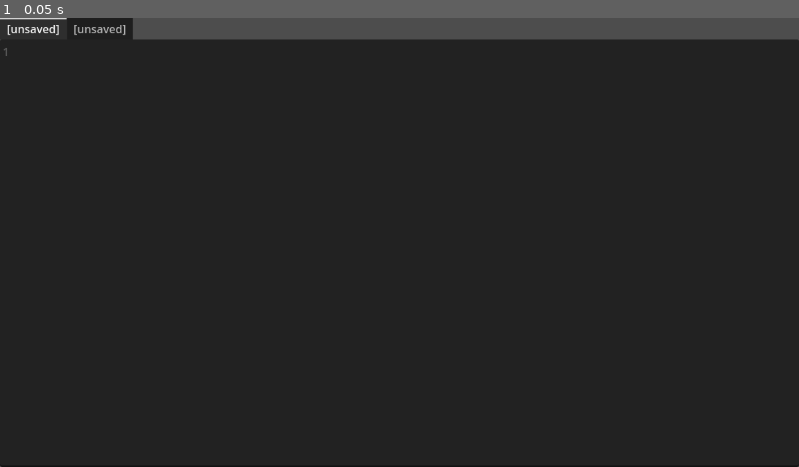
Above: before the commit, frame 1.
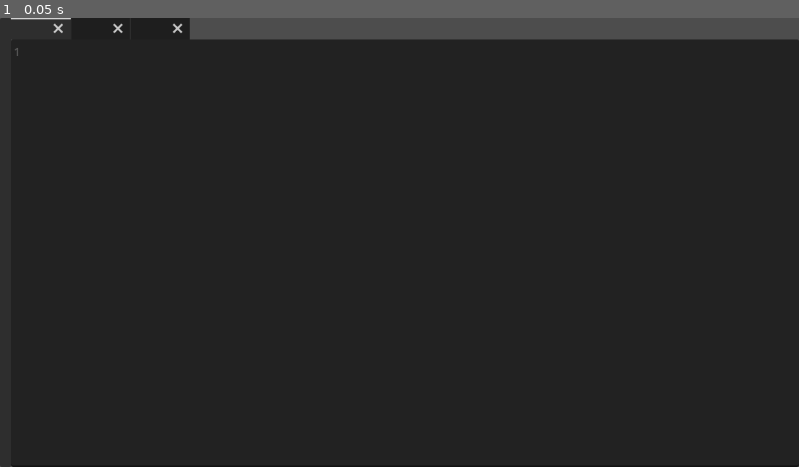
Above: after the commit, the same moment.

Repository: thiagola92/la-text-editor
Game: Godot game, scene res://src/main.tscn
Same seed, same stepped clock (60 frames per second), same inputs: the game is played once before the commit and once after it.
Inputs:
- Up to frame 1 (0.05 s): no input

The runs differ from the first frame. In frame 1, 0.5% of the frame differs, in the area x 0-24%, y 0-100%.

Commit message:
Refactor, delete ButtonShortcut to use project shortcuts

Diff:
--- a/project.godot
+++ b/project.godot
@@ -18,7 +18,7 @@
 
 [autoload]
 
-FilesProxies="*res://src/singletons/files_proxies.gd"
+FilesProxies="*res://src/singletons/files_proxies/files_proxies.gd"
 
 [display]
 
@@ -32,6 +32,134 @@
 "res://src/singletons/": "pink"
 }
 
+[input]
+
+ui_select={
+"deadzone": 0.5,
+"events": [Object(InputEventKey,"resource_local_to_scene":false,"resource_name":"","device":0,"window_id":0,"alt_pressed":false,"shift_pressed":false,"ctrl_pressed":false,"meta_pressed":false,"pressed":false,"keycode":32,"physical_keycode":0,"key_label":0,"unicode":32,"echo":false,"script":null)
+]
+}
+ui_left={
+"deadzone": 0.5,
+"events": [Object(InputEventKey,"resource_local_to_scene":false,"resource_name":"","device":0,"window_id":0,"alt_pressed":false,"shift_pressed":false,"ctrl_pressed":false,"meta_pressed":false,"pressed":false,"keycode":4194319,"physical_keycode":0,"key_label":0,"unicode":0,"echo":false,"script":null)
+]
+}
+ui_right={
+"deadzone": 0.5,
+"events": [Object(InputEventKey,"resource_local_to_scene":false,"resource_name":"","device":0,"window_id":0,"alt_pressed":false,"shift_pressed":false,"ctrl_pressed":false,"meta_pressed":false,"pressed":false,"keycode":4194321,"physical_keycode":0,"key_label":0,"unicode":0,"echo":false,"script":null)
+]
+}
+ui_up={
+"deadzone": 0.5,
+"events": [Object(InputEventKey,"resource_local_to_scene":false,"resource_name":"","device":0,"window_id":0,"alt_pressed":false,"shift_pressed":false,"ctrl_pressed":false,"meta_pressed":false,"pressed":false,"keycode":4194320,"physical_keycode":0,"key_label":0,"unicode":0,"echo":false,"script":null)
+]
+}
+ui_down={
+"deadzone": 0.5,
+"events": [Object(InputEventKey,"resource_local_to_scene":false,"resource_name":"","device":0,"window_id":0,"alt_pressed":false,"shift_pressed":false,"ctrl_pressed":false,"meta_pressed":false,"pressed":false,"keycode":4194322,"physical_keycode":0,"key_label":0,"unicode":0,"echo":false,"script":null)
+]
+}
+ui_cut={
+"deadzone": 0.5,
+"events": [Object(InputEventKey,"resource_local_to_scene":false,"resource_name":"","device":0,"window_id":0,"command_or_control_autoremap":true,"alt_pressed":false,"shift_pressed":false,"pressed":false,"keycode":88,"physical_keycode":0,"key_label":0,"unicode":88,"echo":false,"script":null)
+]
+}
+ui_copy={
+"deadzone": 0.5,
+"events": [Object(InputEventKey,"resource_local_to_scene":false,"resource_name":"","device":0,"window_id":0,"command_or_control_autoremap":true,"alt_pressed":false,"shift_pressed":false,"pressed":false,"keycode":67,"physical_keycode":0,"key_label":0,"unicode":67,"echo":false,"script":null)
+]
+}
+ui_paste={
+"deadzone": 0.5,
+"events": [Object(InputEventKey,"resource_local_to_scene":false,"resource_name":"","device":0,"window_id":0,"command_or_control_autoremap":true,"alt_pressed":false,"shift_pressed":false,"pressed":false,"keycode":86,"physical_keycode":0,"key_label":0,"unicode":86,"echo":false,"script":null)
+]
+}
+ui_redo={
+"deadzone": 0.5,
+"events": [Object(InputEventKey,"resource_local_to_scene":false,"resource_name":"","device":0,"window_id":0,"command_or_control_autoremap":true,"alt_pressed":false,"shift_pressed":true,"pressed":false,"keycode":90,"physical_keycode":0,"key_label":0,"unicode":90,"echo":false,"script":null)
+]
+}
+ui_text_backspace_word.macos={
+"deadzone": 0.5,
+"events": []
+}
+ui_text_backspace_all_to_left.macos={
+"deadzone": 0.5,
+"events": []
+}
+ui_text_delete_word.macos={
+"deadzone": 0.5,
+"events": []
+}
+ui_text_delete_all_to_right.macos={
+"deadzone": 0.5,
+"events": []
+}
+ui_text_caret_word_left.macos={
+"deadzone": 0.5,
+"events": []
+}
+ui_text_caret_word_right.macos={
+"deadzone": 0.5,
+"events": []
+}
+ui_text_caret_line_start.macos={
+"deadzone": 0.5,
+"events": []
+}
+ui_text_caret_line_end.macos={
+"deadzone": 0.5,
+"events": []
+}
+ui_text_caret_document_start.macos={
+"deadzone": 0.5,
+"events": []
+}
+ui_text_caret_document_end.macos={
+"deadzone": 0.5,
+"events": []
+}
+ui_text_caret_add_below.macos={
+"deadzone": 0.5,
+"events": []
+}
+ui_text_caret_add_above.macos={
+"deadzone": 0.5,
+"events": []
+}
+ui_text_scroll_up.macos={
+"deadzone": 0.5,
+"events": []
+}
+ui_text_scroll_down.macos={
+"deadzone": 0.5,
+"events": []
+}
+ui_text_select_word_under_caret.macos={
+"deadzone": 0.5,
+"events": []
+}
+ui_tab_new={
+"deadzone": 0.5,
+"events": [Object(InputEventKey,"resource_local_to_scene":false,"resource_name":"","device":-1,"window_id":0,"command_or_control_autoremap":true,"alt_pressed":false,"shift_pressed":false,"pressed":false,"keycode":78,"physical_keycode":78,"key_label":78,"unicode":110,"echo":false,"script":null)
+]
+}
+ui_window_new={
+"deadzone": 0.5,
+"events": [Object(InputEventKey,"resource_local_to_scene":false,"resource_name":"","device":-1,"window_id":0,"command_or_control_autoremap":true,"alt_pressed":false,"shift_pressed":true,"pressed":false,"keycode":0,"physical_keycode":78,"key_label":0,"unicode":78,"echo":false,"script":null)
+]
+}
+ui_file_open={
+"deadzone": 0.5,
+"events": [Object(InputEventKey,"resource_local_to_scene":false,"resource_name":"","device":-1,"window_id":0,"command_or_control_autoremap":true,"alt_pressed":false,"shift_pressed":false,"pressed":false,"keycode":0,"physical_keycode":79,"key_label":0,"unicode":111,"echo":false,"script":null)
+]
+}
+ui_project_open={
+"deadzone": 0.5,
+"events": [Object(InputEventKey,"resource_local_to_scene":false,"resource_name":"","device":-1,"window_id":0,"command_or_control_autoremap":true,"alt_pressed":false,"shift_pressed":true,"pressed":false,"keycode":0,"physical_keycode":79,"key_label":0,"unicode":79,"echo":false,"script":null)
+]
+}
+
 [rendering]
 
 renderer/rendering_method="gl_compatibility"
--- a/src/components/button_shortcut/button_shortcut.gd
+++ /dev/null
@@ -1,9 +0,0 @@
-class_name ButtonShortcut
-extends BaseButton
-
-
-func _init(shortcut_res: Shortcut, focus: Node, on_pressed: Callable):
-	shortcut = shortcut_res
-	shortcut_context = focus
-	pressed.connect(on_pressed)
-	focus.get_tree().root.add_child.call_deferred(self)
--- a/src/components/code_editor/code_editor.gd
+++ /dev/null
@@ -1,22 +0,0 @@
-class_name CodeEditor
-extends CodeEdit
-
-
-const COPY_UNTIL_CHAR := preload("res://src/components/code_editor/shortcuts/copy_until_char.tres") as Shortcut
-
-var _file_proxy: FileProxy
-
-
-func _ready():
-	ButtonShortcut.new(COPY_UNTIL_CHAR, self, func(): print("here"))
-
-	gutters_draw_line_numbers = true
-	auto_brace_completion_enabled = true
-	auto_brace_completion_highlight_matching = true
-	size_flags_vertical = Control.SIZE_EXPAND_FILL
-
-
-func filename() -> String:
-	if not _file_proxy:
-		return "[unsaved]"
-	return ""
--- a/src/components/code_editor/shortcuts/copy_until_char.tres
+++ /dev/null
@@ -1,11 +0,0 @@
-[gd_resource type="Shortcut" load_steps=2 format=3 uid="uid://d13vfe3f671t"]
-
-[sub_resource type="InputEventKey" id="InputEventKey_djawg"]
-device = -1
-shift_pressed = true
-ctrl_pressed = true
-keycode = 67
-unicode = 67
-
-[resource]
-events = [SubResource("InputEventKey_djawg")]
--- /dev/null
+++ b/src/components/group_editor/tab_editor/code_editor/code_editor.gd
@@ -0,0 +1,13 @@
+class_name CodeEditor
+extends CodeEdit
+
+
+const UNNAMED: StringName = "          "
+
+var file_proxy: FileProxy
+
+
+func filename() -> String:
+	if not file_proxy:
+		return UNNAMED
+	return file_proxy.get_filepath().get_file()
--- /dev/null
+++ b/src/components/group_editor/tab_editor/code_editor/code_editor.tscn
@@ -0,0 +1,14 @@
+[gd_scene load_steps=2 format=3 uid="uid://cljcani1grw4"]
+
+[ext_resource type="Script" path="res://src/components/group_editor/tab_editor/code_editor/code_editor.gd" id="1_t4ew2"]
+
+[node name="CodeEditor" type="CodeEdit"]
+anchors_preset = 15
+anchor_right = 1.0
+anchor_bottom = 1.0
+grow_horizontal = 2
+grow_vertical = 2
+gutters_draw_line_numbers = true
+auto_brace_completion_enabled = true
+auto_brace_completion_highlight_matching = true
+script = ExtResource("1_t4ew2")
--- /dev/null
+++ b/src/components/group_editor/tab_editor/tab_editor.gd
@@ -0,0 +1,34 @@
+class_name TabEditor
+extends TabContainer
+
+
+func _ready():
+	get_tab_bar().tab_close_display_policy = TabBar.CLOSE_BUTTON_SHOW_ALWAYS
+	get_tab_bar().tab_close_pressed.connect(_on_tab_close_pressed)
+
+	child_order_changed.connect(_update_tabs_names)
+
+	_update_tabs_names()
+
+
+func _shortcut_input(_event: InputEvent) -> void:
+	if Input.is_action_just_pressed("ui_window_new"):
+		# TODO: Create new process of the game with parameters to open in this directory.
+		pass
+	elif Input.is_action_just_pressed("ui_tab_new"):
+		add_child(CodeEditor.new())
+		current_tab = get_tab_count() - 1
+		get_viewport().set_input_as_handled()
+
+
+func _update_tabs_names():
+	var i: int = 0
+
+	for c in get_children():
+		if c is CodeEditor:
+			set_tab_title(i, c.filename())
+		i += 1
+
+
+func _on_tab_close_pressed(tab: int):
+	get_child(tab).queue_free()
--- /dev/null
+++ b/src/components/group_editor/tab_editor/tab_editor.tscn
@@ -0,0 +1,26 @@
+[gd_scene load_steps=3 format=3 uid="uid://bclwgesgwmcnq"]
+
+[ext_resource type="Script" path="res://src/components/group_editor/tab_editor/tab_editor.gd" id="1_n3njw"]
+[ext_resource type="PackedScene" uid="uid://cljcani1grw4" path="res://src/components/group_editor/tab_editor/code_editor/code_editor.tscn" id="2_d066j"]
+
+[node name="TabEditor" type="TabContainer"]
+anchors_preset = 15
+anchor_right = 1.0
+anchor_bottom = 1.0
+grow_horizontal = 2
+grow_vertical = 2
+size_flags_vertical = 3
+drag_to_rearrange_enabled = true
+script = ExtResource("1_n3njw")
+
+[node name="CodeEditor" parent="." instance=ExtResource("2_d066j")]
+layout_mode = 2
+
+[node name="CodeEditor2" parent="." instance=ExtResource("2_d066j")]
+visible = false
+layout_mode = 2
+delimiter_strings = Array[String](["\" \"", "' '"])
+
+[node name="CodeEditor3" parent="." instance=ExtResource("2_d066j")]
+visible = false
+layout_mode = 2
--- a/src/components/tab_editor/shortcuts/open_new_tab.tres
+++ /dev/null
@@ -1,10 +0,0 @@
-[gd_resource type="Shortcut" load_steps=2 format=3 uid="uid://b3uvqk3tn2c1h"]
-
-[sub_resource type="InputEventKey" id="InputEventKey_djawg"]
-device = -1
-ctrl_pressed = true
-keycode = 78
-unicode = 110
-
-[resource]
-events = [SubResource("InputEventKey_djawg")]
--- a/src/components/tab_editor/tab_editor.gd
+++ /dev/null
@@ -1,25 +0,0 @@
-class_name TabEditor
-extends TabContainer
-
-
-const OPEN_NEW_TAB := preload("res://src/components/tab_editor/shortcuts/open_new_tab.tres") as Shortcut
-
-
-func _ready():
-	ButtonShortcut.new(OPEN_NEW_TAB, self, func(): add_child(CodeEditor.new()))
-
-	size_flags_vertical = Control.SIZE_EXPAND_FILL
-
-	child_order_changed.connect(_update_tabs_names)
-
-	add_theme_constant_override("side_margin", 0)
-	add_child(CodeEditor.new())
-
-
-func _update_tabs_names():
-	var i: int = 0
-
-	for c in get_children():
-		if c is CodeEditor:
-			set_tab_title(i, c.filename())
-		i += 1
--- a/src/main.gd
+++ b/src/main.gd
@@ -1 +1,27 @@
 extends MarginContainer
+
+
+const CODE_EDITOR := preload("res://src/components/group_editor/tab_editor/code_editor/code_editor.tscn")
+
+@export var tab_editor: TabEditor
+
+@export var file_opener: FileDialog
+
+@export var project_opener: FileDialog
+
+
+func _shortcut_input(_event: InputEvent) -> void:
+	if Input.is_action_just_pressed("ui_project_open"):
+		project_opener.popup_centered()
+		get_viewport().set_input_as_handled()
+	elif Input.is_action_just_pressed("ui_file_open"):
+		file_opener.popup_centered()
+		get_viewport().set_input_as_handled()
+
+
+func _on_file_opener_file_selected(path: String) -> void:
+	var code_editor: CodeEditor = CODE_EDITOR.instantiate()
+	var file_proxy: FileProxy = FilesProxies.get_file_proxy(path)
+
+	code_editor.file_proxy = file_proxy
+	tab_editor.add_child(code_editor)
--- a/src/main.tscn
+++ b/src/main.tscn
@@ -1,28 +1,43 @@
 [gd_scene load_steps=4 format=3 uid="uid://c4h66l3uvytlj"]
 
 [ext_resource type="Script" path="res://src/main.gd" id="1_pjl41"]
-[ext_resource type="Script" path="res://src/components/tab_editor/tab_editor.gd" id="2_1q6d7"]
-[ext_resource type="Script" path="res://src/components/code_editor/code_editor.gd" id="3_qwxcu"]
+[ext_resource type="Theme" uid="uid://bb0kr1eocs3ta" path="res://themes/default.tres" id="1_wjkav"]
+[ext_resource type="PackedScene" uid="uid://bclwgesgwmcnq" path="res://src/components/group_editor/tab_editor/tab_editor.tscn" id="2_1feys"]
 
-[node name="Main" type="MarginContainer"]
+[node name="Main" type="MarginContainer" node_paths=PackedStringArray("tab_editor", "file_opener", "project_opener")]
 anchors_preset = 15
 anchor_right = 1.0
 anchor_bottom = 1.0
 grow_horizontal = 2
 grow_vertical = 2
+theme = ExtResource("1_wjkav")
 script = ExtResource("1_pjl41")
+tab_editor = NodePath("HSplitContainer/TabEditor")
+file_opener = NodePath("FileOpener")
+project_opener = NodePath("ProjectOpener")
 
-[node name="VBoxContainer" type="VBoxContainer" parent="."]
+[node name="HSplitContainer" type="HSplitContainer" parent="."]
+layout_mode = 2
+dragger_visibility = 2
+
+[node name="Tree" type="Tree" parent="HSplitContainer"]
 layout_mode = 2
 
-[node name="TabEditor" type="TabContainer" parent="VBoxContainer"]
+[node name="TabEditor" parent="HSplitContainer" instance=ExtResource("2_1feys")]
 layout_mode = 2
-size_flags_vertical = 3
-drag_to_rearrange_enabled = true
-script = ExtResource("2_1q6d7")
 
-[node name="CodeEditor" type="CodeEdit" parent="VBoxContainer/TabEditor"]
-layout_mode = 2
-gutters_draw_line_numbers = true
-code_completion_enabled = true
-script = ExtResource("3_qwxcu")
+[node name="FileOpener" type="FileDialog" parent="."]
+title = "Open a File"
+size = Vector2i(700, 350)
+ok_button_text = "Open"
+file_mode = 0
+access = 2
+
+[node name="ProjectOpener" type="FileDialog" parent="."]
+title = "Open a Directory"
+size = Vector2i(802, 350)
+ok_button_text = "Select Current Folder"
+file_mode = 2
+access = 2
+
+[connection signal="file_selected" from="FileOpener" to="." method="_on_file_opener_file_selected"]
--- a/src/singletons/files_proxies.gd
+++ b/src/singletons/files_proxies/files_proxies.gd
@@ -1,7 +1,4 @@
 ## Provide a single point access to all [FileProxy] in use.
-##
-##
-class_name FileProxies
 extends Node
 
 
@@ -24,7 +21,7 @@
 
 func _remove_inactive_proxies():
 	for file_proxy in _file_proxies:
-		printt(file_proxy.get_filepath(), file_proxy.get_reference_count())
 		# If only this loop and array are referencing, remove it.
 		if file_proxy.get_reference_count() <= 2:
+			printt("Removing from FilesProxies", file_proxy.get_filepath(), file_proxy.get_reference_count())
 			_file_proxies.erase(file_proxy)
--- /dev/null
+++ b/themes/default.tres
@@ -0,0 +1,4 @@
+[gd_resource type="Theme" format=3 uid="uid://bb0kr1eocs3ta"]
+
+[resource]
+TabContainer/constants/side_margin = 0
Renamed: src/components/file_proxy/file_proxy.gd -> src/singletons/files_proxies/file_proxy/file_proxy.gd
